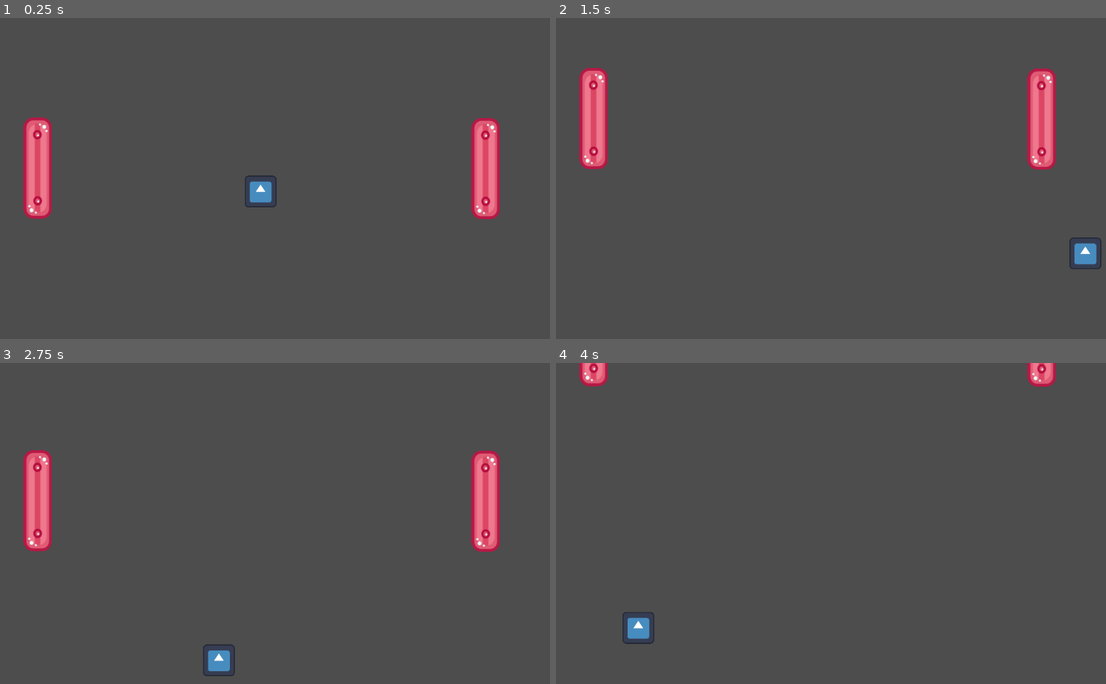
Above: before the commit, frames 1-4 (two rows, left to right).
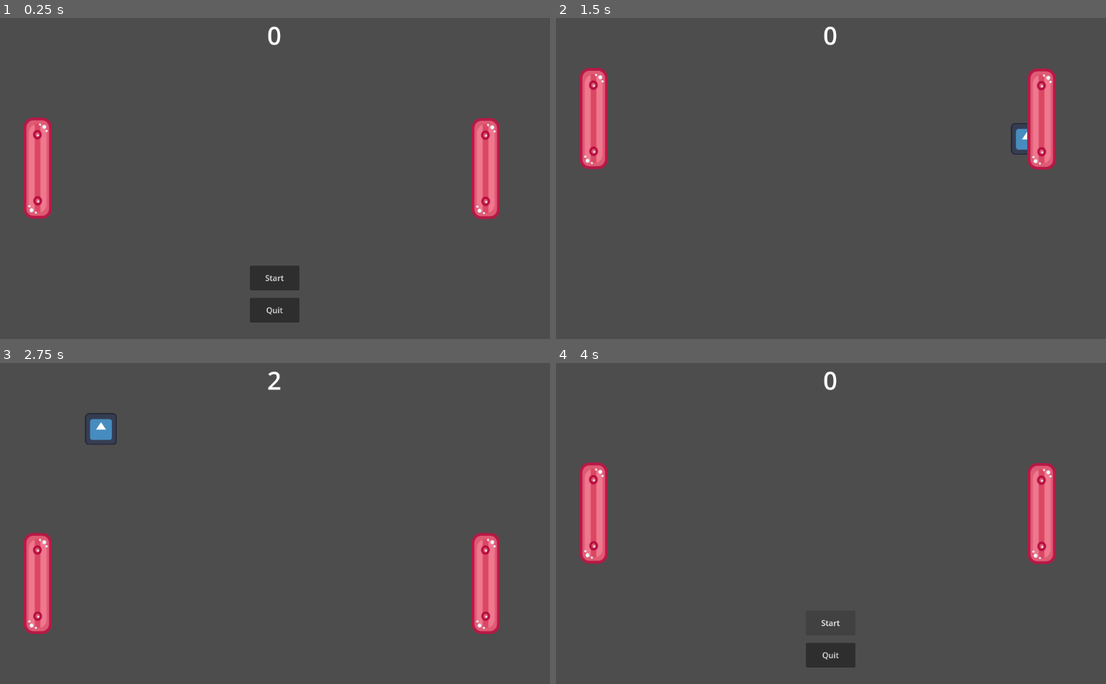
Above: after the commit, the same moments.

Repository: Anumberix/Godot-Pong
Game: Godot game, scene res://main.tscn
Two runs of this game, one before a commit and one after it. Both use one fixed random seed, a clock stepped at 60 frames per second and the inputs below. The project has no main scene, so this scene is started directly. The engine's default icon, where the game draws it, is replaced by a stand-in: a white triangle on a blue panel in a dark square.
Inputs (mouse positions are in pixels of both pictures, inside the frame that each line leads up to):
- Up to frame 1 (0.25 s): no input
- Up to frame 2 (1.5 s): click (831, 278) at 0.5 s, where only the run after the commit has a clickable "Start"; hold W (up) from 1.28 s (still down)
- Up to frame 3 (2.75 s): release W (up) at 2.03 s; hold S (down) from 2.03 s (still down)
- Up to frame 4 (4 s): release S (down) at 2.78 s; hold W (up) 2.78-3.5 s; click (831, 623) at 3.5 s, where only the run after the commit has a clickable "Restart"

The runs differ from the first frame. In frame 1, 1.8% of the frame differs, in the area x 44-55%, y 2-95%; in frame 2, 0.6%; in frame 3, 6.5%, in the area x 4-91%, y 2-98%; in frame 4, 5.0%.

Commit message:
add HUD and restart option

Diff:
--- /dev/null
+++ b/HUD.gd
@@ -0,0 +1,32 @@
+extends CanvasLayer
+
+# Notifies `Main` node that the button has been pressed
+signal start_game
+
+var score: int = 0
+
+func game_over():
+	$Message.show()
+	$RestartButton.show()
+	$ScoreTimer.stop()
+	$QuitButton.show()
+
+func _on_start_button_button_down():
+	$StartButton.hide()
+	$Message.hide()
+	start_game.emit()
+	$ScoreTimer.start()
+	$QuitButton.hide()
+
+
+func _on_restart_button_pressed():
+	get_tree().reload_current_scene()
+
+
+func _on_score_timer_timeout():
+	score +=1
+	$ScoreLabel.text = str(score)
+
+
+func _on_quit_button_pressed():
+	get_tree().quit()
--- a/Player.gd
+++ b/Player.gd
@@ -12,3 +12,8 @@
 	var verticalInput = Input.get_axis("up", "down")
 	#move_and_collide(Vector2(0, verticalInput * speed))
 	move_local_y(verticalInput * delta * speed)
+
+	if (position.y > 550):
+		position.y = 550
+	if (position.y < 95):
+		position.y = 95
--- a/ball.gd
+++ b/ball.gd
@@ -1,12 +1,37 @@
 extends RigidBody2D
-
-@export var speed: float
+signal game_over
+var speed: int
+var angle: float
+var game_over_bool: bool
+var startPos
 
 # Called when the node enters the scene tree for the first time.
 func _ready():
-	#apply_central_impulse(Vector2(1,0) * speed)
+	hide()
+	startPos = position
+	speed = randi_range(200, 600)
+	angle = randf_range(-0.9,0.9)
 	pass
 
+func _process(delta):
+	if ((position.x > get_viewport_rect().size.x || position.x < 0) && !game_over_bool):
+		game_over_bool = true
+		game_over.emit()
+		hide()
+		linear_velocity = Vector2.ZERO
+		position = Vector2.ZERO
 # Called every frame. 'delta' is the elapsed time since the previous frame.
-func _process(delta):
-	pass
+func start():
+	game_over_bool = false
+	show()
+	position = startPos
+	apply_central_impulse(Vector2(1,angle).normalized() * speed)
+
+
+func _on_speed_increase_timer_timeout():
+	linear_velocity *= 1.01
+
+
+#func _on_visible_on_screen_notifier_2d_screen_exited():
+	#game_over.emit()
+	#linear_velocity = Vector2.ZERO
--- a/ball.tscn
+++ b/ball.tscn
@@ -14,10 +14,8 @@
 physics_material_override = SubResource("PhysicsMaterial_wjmt7")
 gravity_scale = 0.0
 lock_rotation = true
-linear_velocity = Vector2(500, 100)
 linear_damp_mode = 1
 script = ExtResource("1_8o21f")
-speed = 500.0
 
 [node name="CollisionShape2D" type="CollisionShape2D" parent="."]
 shape = SubResource("CircleShape2D_0rtxd")
@@ -25,3 +23,13 @@
 [node name="Sprite2D" type="Sprite2D" parent="."]
 scale = Vector2(0.5, 0.5)
 texture = ExtResource("1_mkb0q")
+
+[node name="SpeedIncreaseTimer" type="Timer" parent="."]
+autostart = true
+
+[node name="VisibleOnScreenNotifier2D" type="VisibleOnScreenNotifier2D" parent="."]
+position = Vector2(-9.17912e-06, 4.97699e-06)
+scale = Vector2(3, 3.1)
+
+[connection signal="timeout" from="SpeedIncreaseTimer" to="." method="_on_speed_increase_timer_timeout"]
+[connection signal="screen_exited" from="VisibleOnScreenNotifier2D" to="." method="_on_visible_on_screen_notifier_2d_screen_exited"]
--- /dev/null
+++ b/hud.tscn
@@ -0,0 +1,86 @@
+[gd_scene load_steps=2 format=3 uid="uid://d4c64xkt5edlu"]
+
+[ext_resource type="Script" path="res://HUD.gd" id="1_g2p24"]
+
+[node name="HUD" type="CanvasLayer"]
+script = ExtResource("1_g2p24")
+
+[node name="ScoreLabel" type="Label" parent="."]
+anchors_preset = 5
+anchor_left = 0.5
+anchor_right = 0.5
+offset_left = -20.0
+offset_right = 20.0
+offset_bottom = 23.0
+grow_horizontal = 2
+theme_override_font_sizes/font_size = 50
+text = "0"
+horizontal_alignment = 1
+vertical_alignment = 1
+
+[node name="Message" type="Label" parent="."]
+visible = false
+anchors_preset = 8
+anchor_left = 0.5
+anchor_top = 0.5
+anchor_right = 0.5
+anchor_bottom = 0.5
+offset_left = -43.5
+offset_top = -11.5
+offset_right = 43.5
+offset_bottom = 11.5
+grow_horizontal = 2
+grow_vertical = 2
+text = "Game Over"
+horizontal_alignment = 1
+vertical_alignment = 1
+
+[node name="StartButton" type="Button" parent="."]
+anchors_preset = 7
+anchor_left = 0.5
+anchor_top = 1.0
+anchor_right = 0.5
+anchor_bottom = 1.0
+offset_left = -50.0
+offset_top = -148.0
+offset_right = 50.0
+offset_bottom = -98.0
+grow_horizontal = 2
+grow_vertical = 0
+text = "Start"
+
+[node name="RestartButton" type="Button" parent="."]
+visible = false
+anchors_preset = 7
+anchor_left = 0.5
+anchor_top = 1.0
+anchor_right = 0.5
+anchor_bottom = 1.0
+offset_left = -50.0
+offset_top = -148.0
+offset_right = 50.0
+offset_bottom = -98.0
+grow_horizontal = 2
+grow_vertical = 0
+text = "Restart"
+
+[node name="QuitButton" type="Button" parent="."]
+anchors_preset = 7
+anchor_left = 0.5
+anchor_top = 1.0
+anchor_right = 0.5
+anchor_bottom = 1.0
+offset_left = -50.0
+offset_top = -83.0
+offset_right = 50.0
+offset_bottom = -33.0
+grow_horizontal = 2
+grow_vertical = 0
+text = "Quit"
+
+[node name="ScoreTimer" type="Timer" parent="."]
+
+[connection signal="button_down" from="StartButton" to="." method="_on_start_button_button_down"]
+[connection signal="pressed" from="RestartButton" to="." method="_on_restart_button_pressed"]
+[connection signal="pressed" from="QuitButton" to="." method="_on_quit_button_pressed"]
+[connection signal="timeout" from="ScoreTimer" to="." method="_on_score_timer_timeout"]
--- a/main.tscn
+++ b/main.tscn
@@ -1,7 +1,8 @@
-[gd_scene load_steps=4 format=3 uid="uid://d18idwx0fs5o4"]
+[gd_scene load_steps=5 format=3 uid="uid://d18idwx0fs5o4"]
 
 [ext_resource type="PackedScene" uid="uid://b2pgl6wq2uab3" path="res://ball.tscn" id="1_bx0cs"]
 [ext_resource type="PackedScene" uid="uid://c4b44c2eegeqn" path="res://player.tscn" id="2_umwcb"]
+[ext_resource type="PackedScene" uid="uid://d4c64xkt5edlu" path="res://hud.tscn" id="3_nscir"]
 
 [sub_resource type="RectangleShape2D" id="RectangleShape2D_4cswl"]
 size = Vector2(191.071, 20)
@@ -34,22 +35,7 @@
 scale = Vector2(1.81176, 1)
 shape = SubResource("RectangleShape2D_4cswl")
 
-[node name="Floor3" type="StaticBody2D" parent="."]
-position = Vector2(-5.99994, 228)
-rotation = -1.57079
-scale = Vector2(3.4, 1)
+[node name="HUD" parent="." instance=ExtResource("3_nscir")]
 
-[node name="CollisionShape2D" type="CollisionShape2D" parent="Floor3"]
-position = Vector2(5.14703, 0)
-scale = Vector2(1.81176, 1)
-shape = SubResource("RectangleShape2D_4cswl")
-
-[node name="Floor4" type="StaticBody2D" parent="."]
-position = Vector2(1150, 307)
-rotation = -1.57079
-scale = Vector2(3.4, 1)
-
-[node name="CollisionShape2D" type="CollisionShape2D" parent="Floor4"]
-position = Vector2(5.14703, 0)
-scale = Vector2(1.81176, 1)
-shape = SubResource("RectangleShape2D_4cswl")
+[connection signal="game_over" from="Ball" to="HUD" method="game_over"]
+[connection signal="start_game" from="HUD" to="Ball" method="start"]
